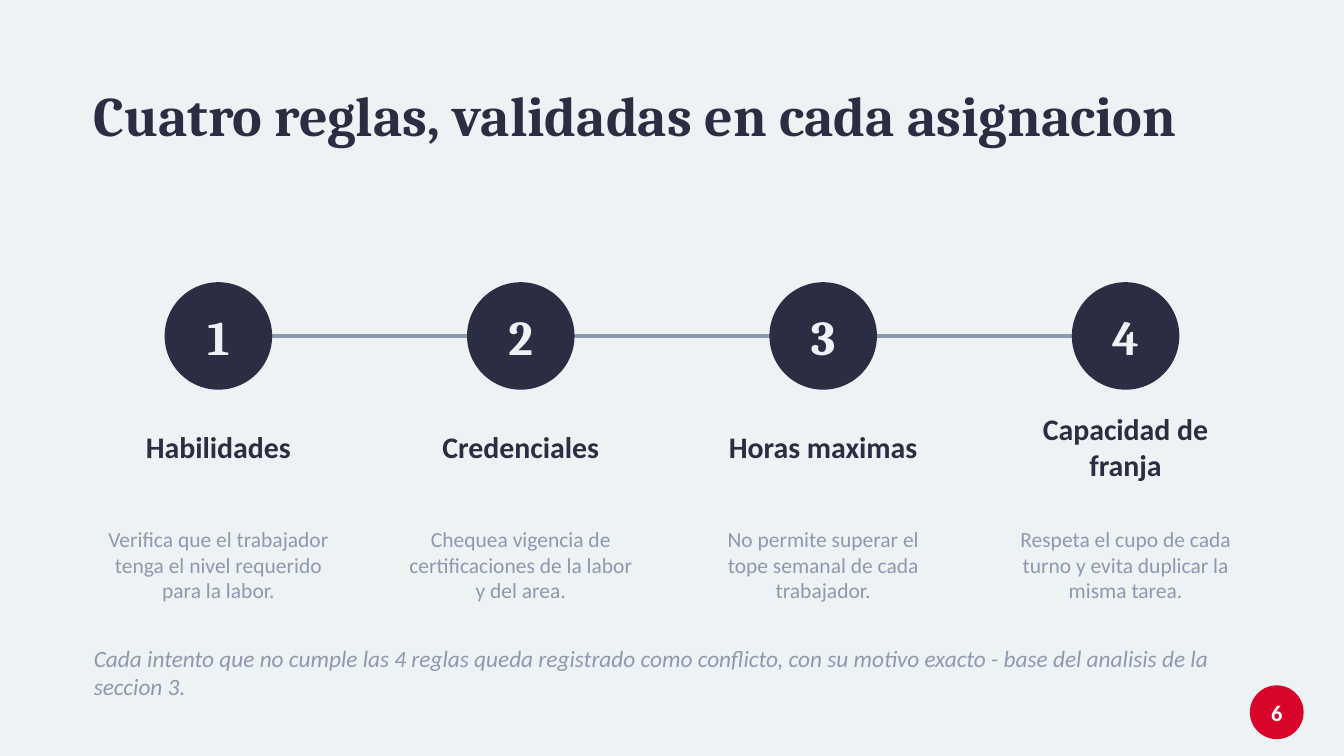
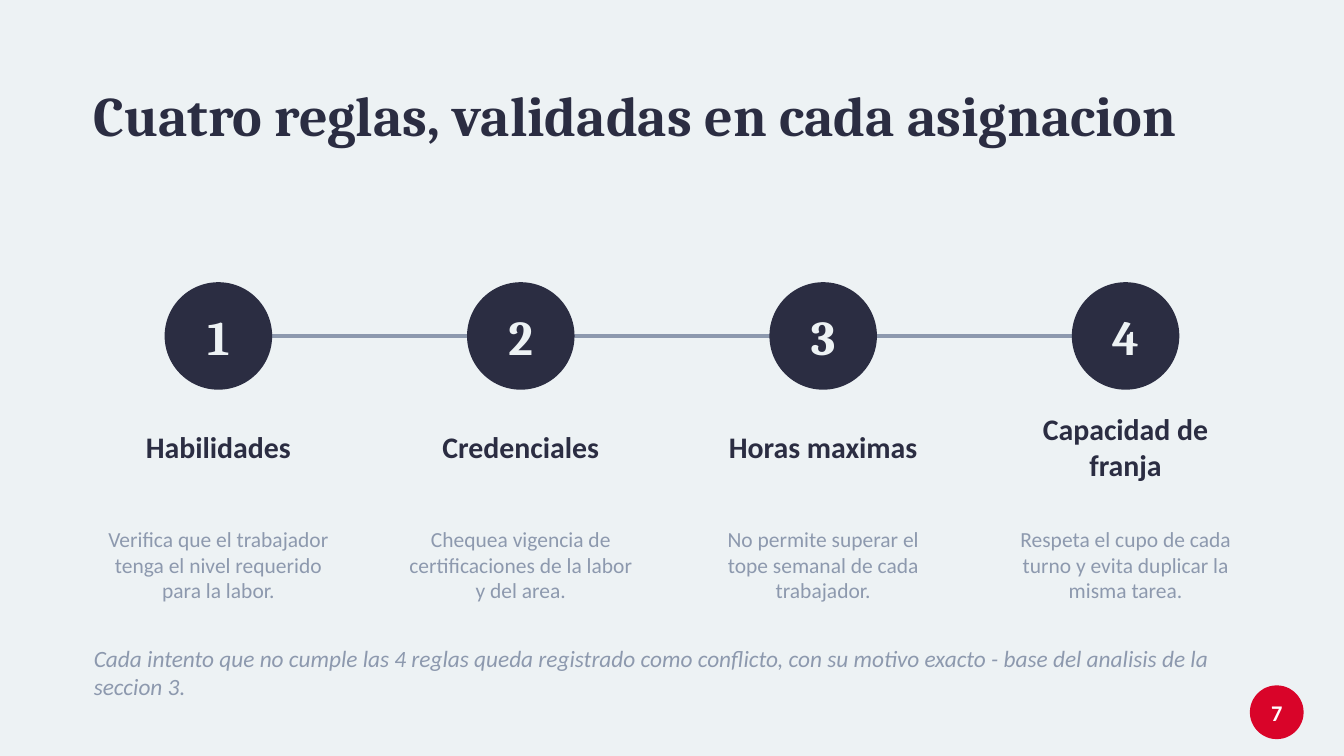
Before and after one commit to tomassalina/tp-gestion-capacidades-inteligente, a slide deck: slide 7 of analisis/presentacion_defensa.pptx (slide 6 before the commit). Drawn at 1344x756 pixels with LibreOffice and Linux fonts; fonts in the diff are those of the drawing. Boxes give left, top, right and bottom in pixels: in the first picture for what was removed or moved away, otherwise in the second. Text is boxed around its words. In the diff, an @@ line names an element or a change of style, - is before the commit and + after.

```diff
--- a/analisis/presentacion_defensa.pptx
+++ b/analisis/presentacion_defensa.pptx
@@ text at [1271,706,1282,721]: text changed @@
-6
+7
```
Also in this commit, not shown: 9 other slides changed, 5 slides added, 2 other files.
